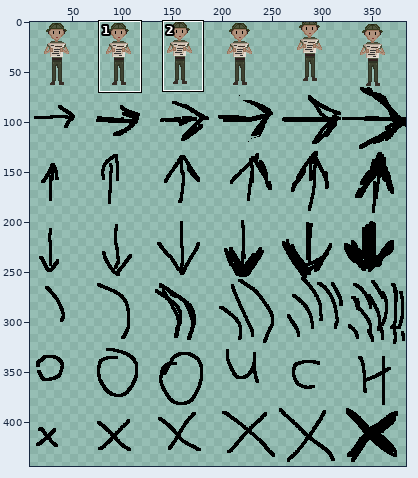
Two states of a sprite sheet, LostInTheMap/assets/graphics/characters/archaeologist_3.png. The first picture is a wide view before the edit; the outline marks the close-up.
Close-up. Before the commit:
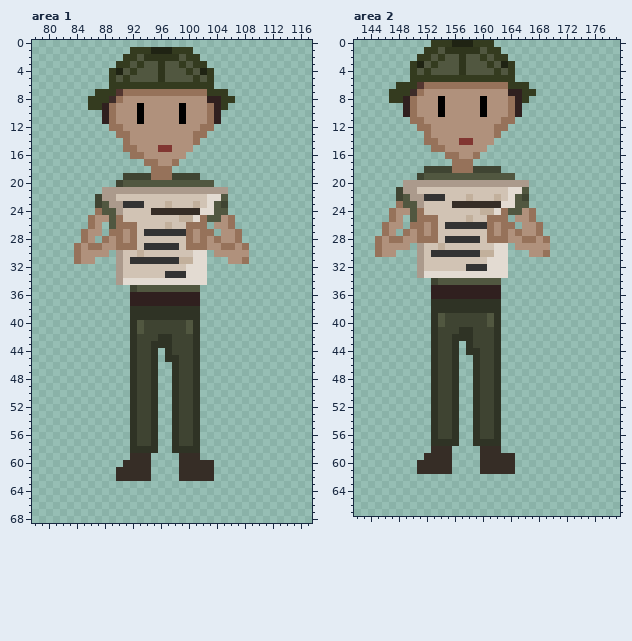
The file is 384x448 pixels. Colours within 5 levels of each other are drawn and written as one. Shown: area 1: x 78..117, y 0..68; area 2: x 142..179, y 0..67. The wide view leaves out empty margins. The commit also changed other parts of the picture, which this record leaves out.
The result:
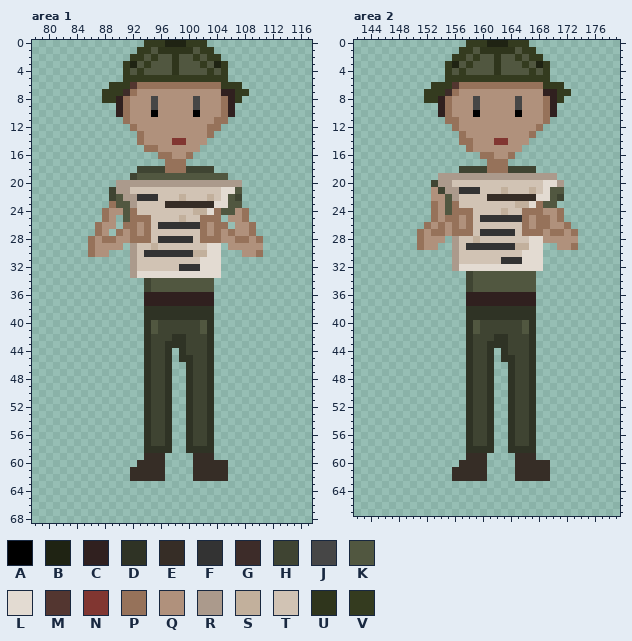
Palette (. is transparent): A #000000  B #1f2313  C #30201f  D #2f3325  E #362d26  F #333333  G #3d2c29  H #3f4432  J #464646  K #515740  L #e3dbd2  M #533630  N #813631  P #96725a  Q #b0917c  R #ab9a8c  S #c2b09c  T #d1c3b4  U #2f351c  V #343b1f
The edit:
Changed rows in their new state; - is an unchanged pixel.
Area 1:
first column x 84:
 0 ----------VVVBBBVVV--------
 1 --------.--KUUUUUKVV-------
 2 -------.-VKVKK--K-KVV------
 3 ------.-BKV-K-UK-K-KBV-----
 4 -----..VKV--K-U-K-K-KV-----
 5 -----..-VVVVVVVVV-V-VV-----
 6 --------MPPPPPPPPPPPPVVV---
 7 ---.--VG-QQQQQQQQQQQQCCVV--
 8 --..-VCP---J-----J-QQPCV---
 9 --....CP-Q-J---Q-J-QQPC----
10 ----..CP-Q-A---Q-A-QQPC----
11 ----...P-Q-----Q---QPP-----
12 -----...P---------Q-P------
13 ------...P-------QQP-------
14 -------..P----NN-QQ--------
15 -------...PPQQ---Q---------
16 --------....PP--P----------
17 ----------...P-P-----------
18 ---------HHHH-PPHHHH-------
19 -------.-KKKKKKKKKKKKK-----
20 ------RRRRRRRRRRRRRRRRRR---
21 ----.H--TTTTTTTTTTTTTLLK---
22 ---..HKRRFFF---S---STLKH---
23 ---..PKKRT---EEEEEEELLKK---
24 ---.PQQKP--TTTTTTSS-P-KQP--
25 --..PQ.KPPP-----TT-PP.QQP--
26 --.PQQ.--QP-FFFFFF-QPP.QQP-
27 -..PQ.---QPTTTTTTT-QP-PQQP-
28 -.PQ-PQ--PP-FFFFFT-P----PQP
29 ..-Q--Q.R-TSTTT-TTTLL.Q-QQQ
30 ..P---..RTFFFFFFFSSLL...-QP
31 ...---..RTTTTTTTTT-LL-...--
32 ------..R------FFF-LL------
33 ------..RLLLLLLL---LL------
34 ------....HKKKKKKKKK-------
35 --------..H-------KK-------
36 --------..--------CC-------
37 --------..--------CC-------
38 --------..--------DD-------
39 --------..--------DD-------
40 --------..DK----HHKD-------
41 --------..DK----HHKD-------
42 --------..D-HHDD-HHD-------
43 --------..DHH-DD-HHD-------
44 --------..DHH-.D-HHD-------
45 --------..DHH-.DDHHD-------
46 --------..DHHD..DHHD-------
47 --------..DHHD..DHHD-------
48 --------..DHHD..DHHD-------
49 --------..DHHD..DHHD-------
50 --------..DHHD..DHHD-------
51 --------..DHHD..DHHD-------
52 --------..DHHD..DHHD-------
53 --------..DHHD..DHHD-------
54 --------..DHHD..DHHD-------
55 --------..DHHD..DHHD-------
56 --------..DHHD..DHHD-------
57 --------..DHHD..DHHD-------
58 --------..--DD..--DD-------
59 --------..-EE--..-EE-------
60 -------..--EE--..---EE-----
61 ------..---EE--..---EE-----
62 ------..---EE--..---EE-----
Area 2:
first column x 145:
 0 --------.....V--BBBVVV-------
 1 -------.....VVKUUUUUKVV------
 2 ------.....VV-VK-UKKVKVV-----
 3 -----.....VBKV--KUKKKVKBV----
 4 -----.....V-V----U-KKKVKV----
 5 -----.....----------VVVVV----
 6 ---.....VVVM-------PPPPPVVV--
 7 --.....VVVGP-------QQQQQCCVV-
 8 --.....VVCP---JQ---QJQQQPCV--
 9 ----.....CP---JQ---QJQQQPC---
10 ----.....CP---AQ---QAQQQPC---
11 -----.....PP------QQQQQQP----
12 ------.....P-----QQQQQQP-----
13 -------.....P----QQQQQP------
14 -------.....PP---NNQQQ-------
15 --------.....P--QQQQQ--------
16 ----------.....PPQQP---------
17 -----------...--PPP----------
18 -------.....HH--PPPHHHH------
19 ------...RRRRRRRRRRRRRRRRR---
20 ----....H--TTTTTTTTTTTTTLLR--
21 ---.....QHRRFFF---STTTSTLKK--
22 ---.....QQKR-T--EEEEEEELLKH--
23 ---.....PQKPTTTTTTTTSSLPKK---
24 --......PQKPPP-TTTSTTP-PQQP--
25 --..-...-QPPQP-FFFFFFPQPPQP--
26 -...-..PQPQPQPTTTTTTTP--PQQP-
27 -..-..---PQPPP-FFFFFTPP-QPPQP
28 ......-QQQ.RTTS-TTTTTTLLQQQQQ
29 .....-PQQ..R-FFFFFFFSSLL.-QQP
30 ...---.....RTTTTTTTTTLLL.----
31 ------.....R----TTFFFLLL-----
32 ------.....RLLLL---LLLLL-----
33 ------.......HKKKKKKKKK------
34 --------.....H----KKKKK------
35 --------.....HKKKKKKKKK------
36 --------.....-----CCCCC------
37 --------.....CCCCCCCCCC------
38 --------.....-----DDDDD------
39 --------.....DDDD-DDDDD------
40 --------.....DK-HHHHHKD------
41 --------.....-K--HHHHKD------
42 --------.....-----DHHHD------
43 --------....----D-DHHHD------
44 --------....--H-D.DHHHD------
45 --------....-DH-D.DDHHD------
46 --------....-DH-D.-DHHD------
47 --------....-DH-D.-DHHD------
48 --------....-DH-D.-DHHD------
49 --------....-DH-D.-DHHD------
50 --------....-DH-D.-DHHD------
51 --------....-DH-D.-DHHD------
52 --------....-DH-D.-DHHD------
53 --------....-DH-D.-DHHD------
54 --------....-DH-D.-DHHD------
55 --------....-DH-D.-DHHD------
56 --------....-DH-D.-DHHD------
57 --------....-DHH-.-DHHD------
58 --------...--DDDD.-DDDD------
59 -------....--EE-....EEE------
60 ------.....-EEE-....EEEEE----
61 ------.....EEEE-....EEEEE----
62 -----------EEEEE----EEEEE----
Pixel boxes of the changes (left, top, right, bottom) in both close-ups:
changed: (74, 40, 263, 481)
changed: (375, 40, 578, 481)
